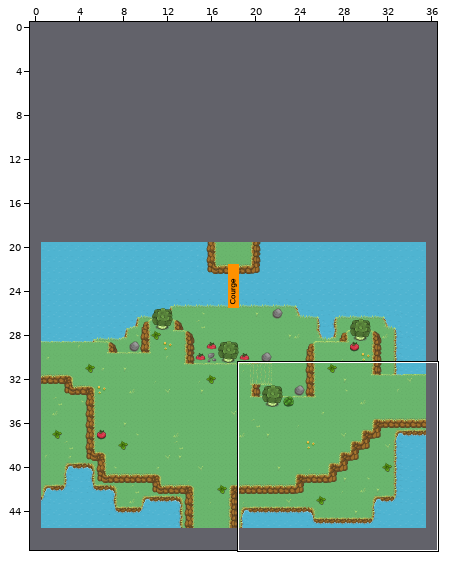
One commit to this Tiled map (JSON): assets/Tiled/map_hub.json. The picture above shows the old version from afar; the outline marks the close-up.
Close-up. Earlier state:
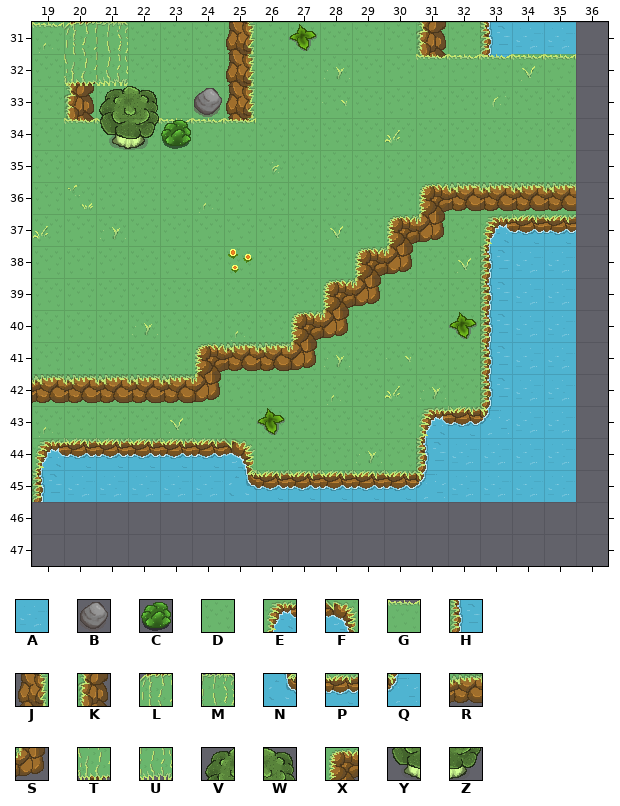
Cells are 32x32 px. Shown: x 19..36, y 31..47. The commit also changed other parts of the map, which this record leaves out. The old version is drawn lined up with the new one.
Key: from "tileset": A 0, B 3, C 4, D 72, E 111, F 112, G 114, H 146, J 149, K 151, L 152, M 153, N 180, P 181, Q 182, R 186, S 187, T 188, U 189, V 217, W 218, X 221, Y 253, Z 254.
_ is an empty cell, # one hidden under a higher layer.
Layers that did not change in this view are not listed.
Layer "sol_layer" before, first column x 19:
31 DDDDDDDDDDDDDD____
32 DDDDDDDDDDDDDD#DD_
33 DDDDDDDDDDDDDDDDD_
34 DDDDDDDDDDDDDDDDD_
35 DDDDDDDDDDDDDDDDD_
36 DDDDDDDDDDDDDDDDD_
37 DDDDDDDDDDDDDD____
38 DDDDDDDDDDDDDD____
39 DDDDDDDDDDDDDD____
40 DDDDDDDDDDDDDD____
41 DDDDDDDDDDDDDD____
42 DDDDDDDDDDDDDD____
43 DDDDDDDDDDDD______
44 _______DDDDD______
45 __________________
46 __________________
47 __________________
Layer "eau_layer" before, first column x 19:
31 ______________HAA_
32 _K__________K_H___
33 __________________
34 _K____J___________
35 __________________
36 __________________
37 ______________EPP_
38 ______________HAA_
39 ______________HAA_
40 ______________HAA_
41 ______________HAA_
42 ______________HAA_
43 ____________EPQAA_
44 EPPPPPF_____HAAAA_
45 HAAAAANPPPPPQAAAA_
46 __________________
47 __________________
Layer "murs_layer" before, first column x 19:
31 GLM___J_____K_____
32 _TU___J_____GGGGG_
33 _K____J___________
34 _GGGGGG___________
35 __________________
36 ____________XRRRR_
37 ___________XS_____
38 __________XS______
39 _________XS_______
40 ________XS________
41 _____XRRS_________
42 RRRRRS____________
43 __________________
44 __________________
45 __________________
46 __________________
47 __________________
Layer "obstacle_layer" before, first column x 19:
31 __________________
32 __________________
33 __VW_B____________
34 __YZC_____________
35 __________________
36 __________________
37 __________________
38 __________________
39 __________________
40 __________________
41 __________________
42 __________________
43 __________________
44 __________________
45 __________________
46 __________________
47 __________________
New version:
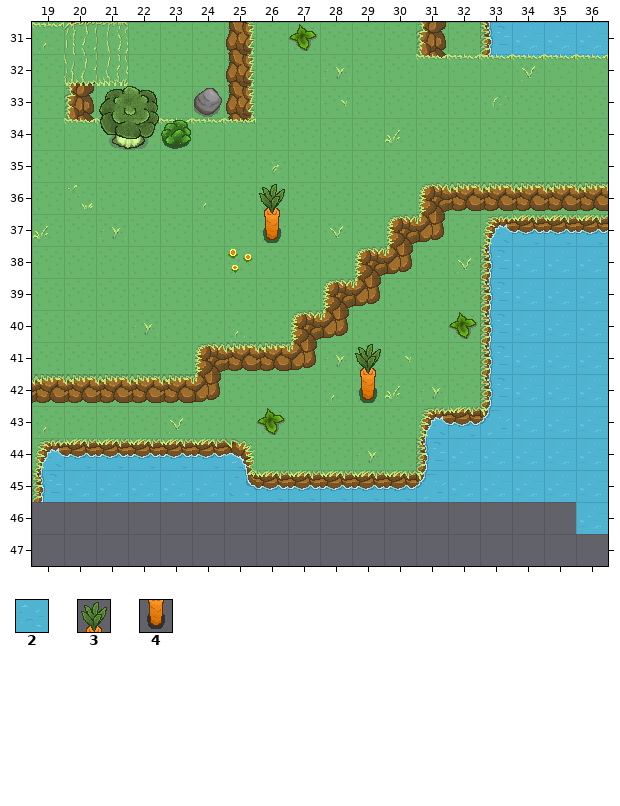
Further tiles: from "tileset": 2 36, 3 183, 4 219.
Changes in this commit:
map size 37x27 -> 37x47 cells (old content now starts at 0,20; both pictures use the new coordinates)
Layer "sol_layer":
y 33..36: x 36 _ -> D
Layer "eau_layer":
y 31: x 36 _ -> A
y 32: x 34..36 ___ -> 222
y 37: x 36 _ -> P
y 38..46: x 36 _ -> A
Layer "murs_layer":
y 32: x 36 _ -> G
y 36: x 36 _ -> R
Layer "obstacle_layer":
y 36: x 26 _ -> 3
y 37: x 26 _ -> 4
y 41: x 29 _ -> 3
y 42: x 29 _ -> 4
